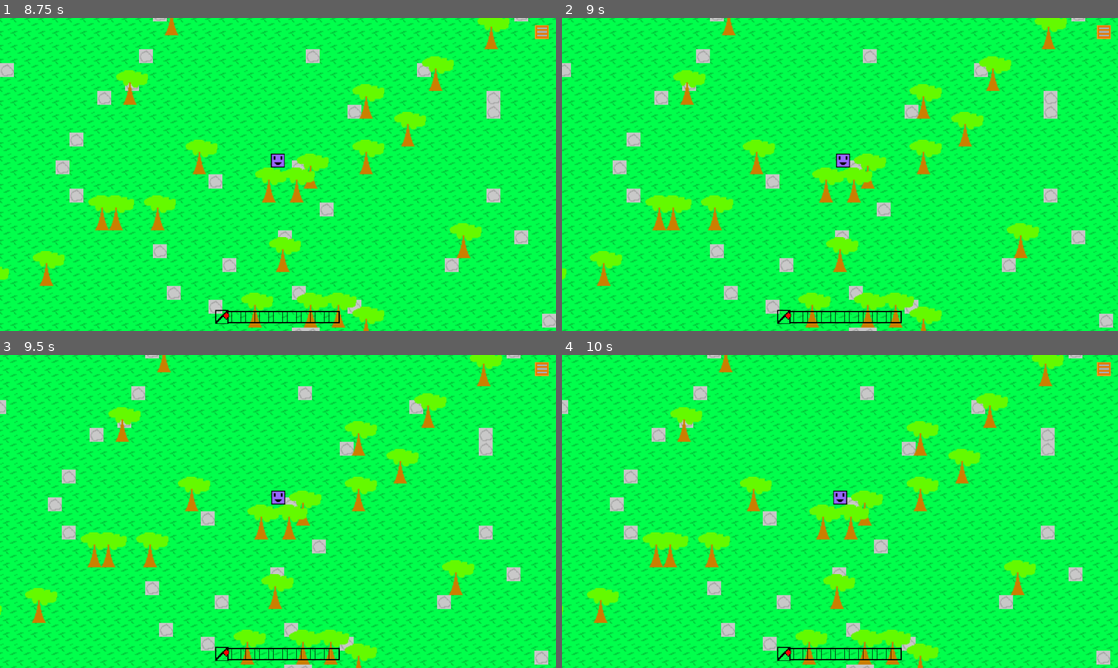
Above: before the commit, frames 1-4 (two rows, left to right).
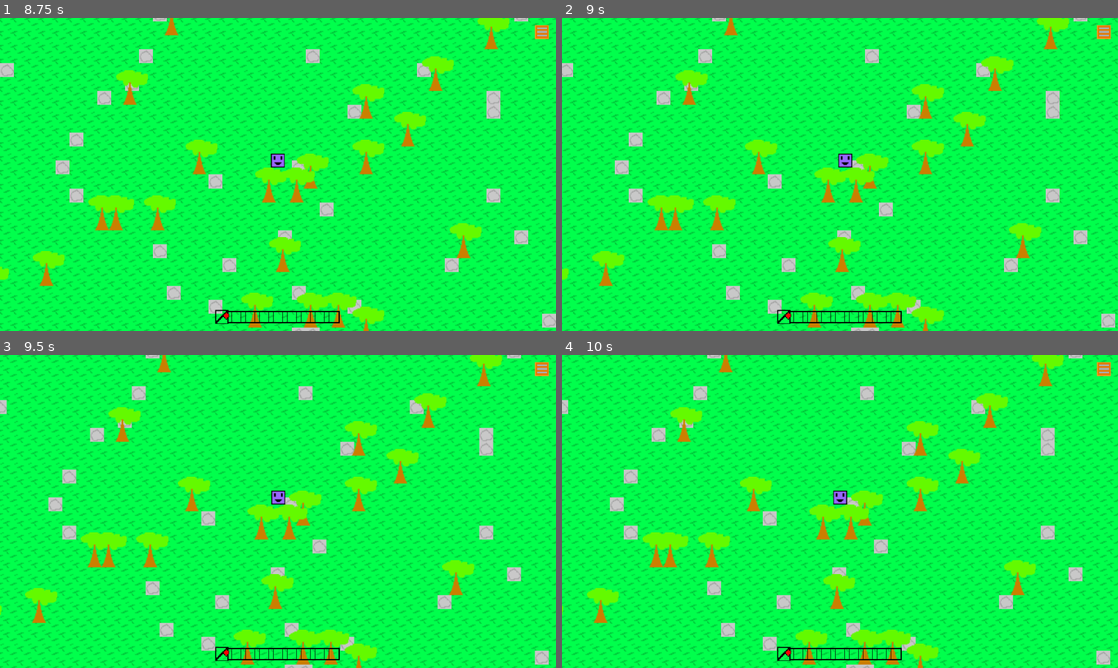
Above: after the commit, the same moments.

Repository: Pokebrouserkat/world
Game: Godot game, scene res://scenes/world.tscn
Same seed, same stepped clock (60 frames per second), same inputs: the game is played once before the commit and once after it. Sound files missing from this copy of the repository are replaced by a short silence.
Inputs (mouse positions are in pixels of both pictures, inside the frame that each line leads up to):
- Up to frame 1 (8.75 s): click (222, 318) at 0.52 s; click (233, 318) at 1.27 s; click (250, 318) at 2.02 s; click (266, 318) at 2.77 s; click (278, 318) at 3.52 s; click (289, 318) at 4.27 s; click (305, 318) at 5.02 s; click (316, 318) at 5.77 s; click (333, 318) at 6.52 s; click (544, 30) at 7.25 s; click "Resume" at 8 s
- Up to frame 2 (9 s): tap Enter at 8.75 s; move the mouse to (962, 158) at 8.77 s; hold Right from 8.78 s (still down); tap C at 8.85 s; click (962, 158) at 8.92 s
- Up to frame 3 (9.5 s): keep holding Right
- Up to frame 4 (10 s): release Right at 9.5 s; drag from (728, 527) to (812, 574) at 9.52 s

Frame 1 is identical in both runs. In frame 2, 19% of the frame differs, in the area x 0-100%, y 0-100%; in frame 3, 1.3%; in frame 4, less than 0.1%.

Commit message:
Fix pause menu buttons not responding when game is paused
Handle button clicks manually in _input since GUI input doesn't process
properly when the tree is paused.

Co-Authored-By: Claude Opus 4.5 <noreply@anthropic.com>

Diff:
--- a/scenes/pause_menu.tscn
+++ b/scenes/pause_menu.tscn
@@ -24,6 +24,7 @@
 color = Color(0, 0, 0, 0.5)
 
 [node name="Panel" type="Panel" parent="."]
+process_mode = 3
 layout_mode = 1
 anchors_preset = 8
 anchor_left = 0.5
--- a/scripts/pause_menu.gd
+++ b/scripts/pause_menu.gd
@@ -62,12 +62,34 @@
             open()
         get_viewport().set_input_as_handled()
 
-    # Click outside panel to close
-    if is_open and event is InputEventMouseButton and event.pressed:
-        if event.button_index == MOUSE_BUTTON_LEFT or event.button_index == MOUSE_BUTTON_RIGHT:
-            if panel and not panel.get_global_rect().has_point(event.global_position):
-                close()
-                get_viewport().set_input_as_handled()
+    # Handle clicks while paused (buttons don't receive GUI input properly when paused)
+    if is_open and event is InputEventMouseButton and event.pressed and event.button_index == MOUSE_BUTTON_LEFT:
+        var mouse_pos = event.global_position
+        if quit_button.get_global_rect().has_point(mouse_pos):
+            _on_quit_pressed()
+            get_viewport().set_input_as_handled()
+        elif resume_button.get_global_rect().has_point(mouse_pos):
+            _on_resume_pressed()
+            get_viewport().set_input_as_handled()
+        elif save_button.get_global_rect().has_point(mouse_pos):
+            _on_save_pressed()
+            get_viewport().set_input_as_handled()
+        elif load_button.get_global_rect().has_point(mouse_pos):
+            _on_load_pressed()
+            get_viewport().set_input_as_handled()
+        elif host_button.visible and host_button.get_global_rect().has_point(mouse_pos):
+            _on_host_pressed()
+            get_viewport().set_input_as_handled()
+        elif join_button.visible and join_button.get_global_rect().has_point(mouse_pos):
+            _on_join_pressed()
+            get_viewport().set_input_as_handled()
+        elif disconnect_button.visible and disconnect_button.get_global_rect().has_point(mouse_pos):
+            _on_disconnect_pressed()
+            get_viewport().set_input_as_handled()
+        elif panel and not panel.get_global_rect().has_point(mouse_pos):
+            # Click outside panel to close
+            close()
+            get_viewport().set_input_as_handled()
 
 
 func open() -> void:
